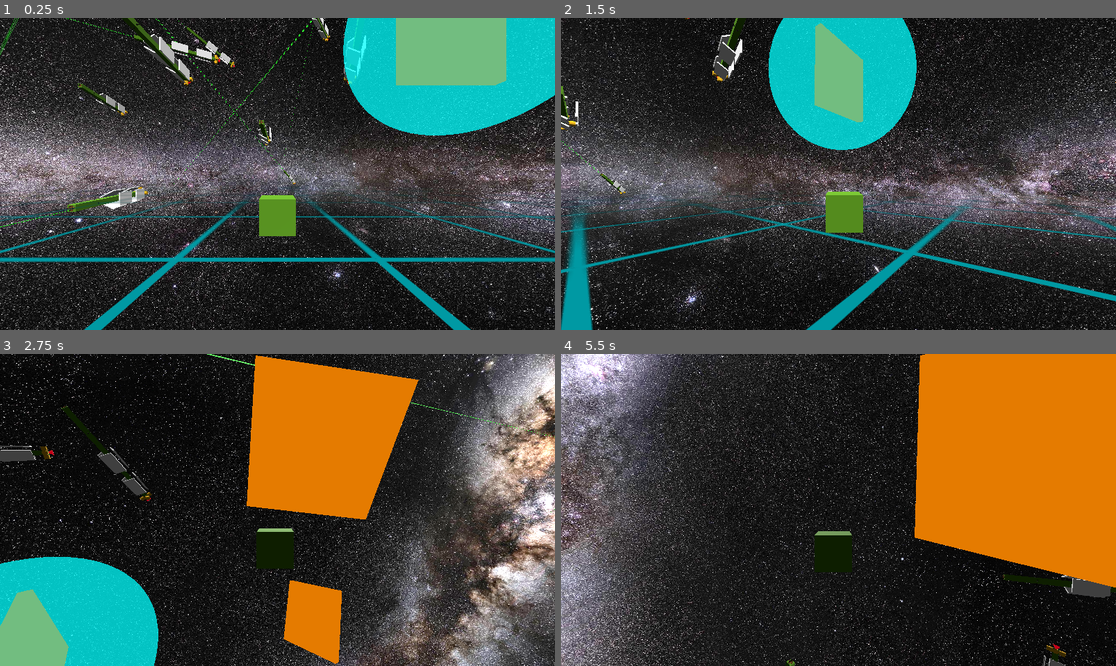
Above: before the commit, frames 1-4 (two rows, left to right).
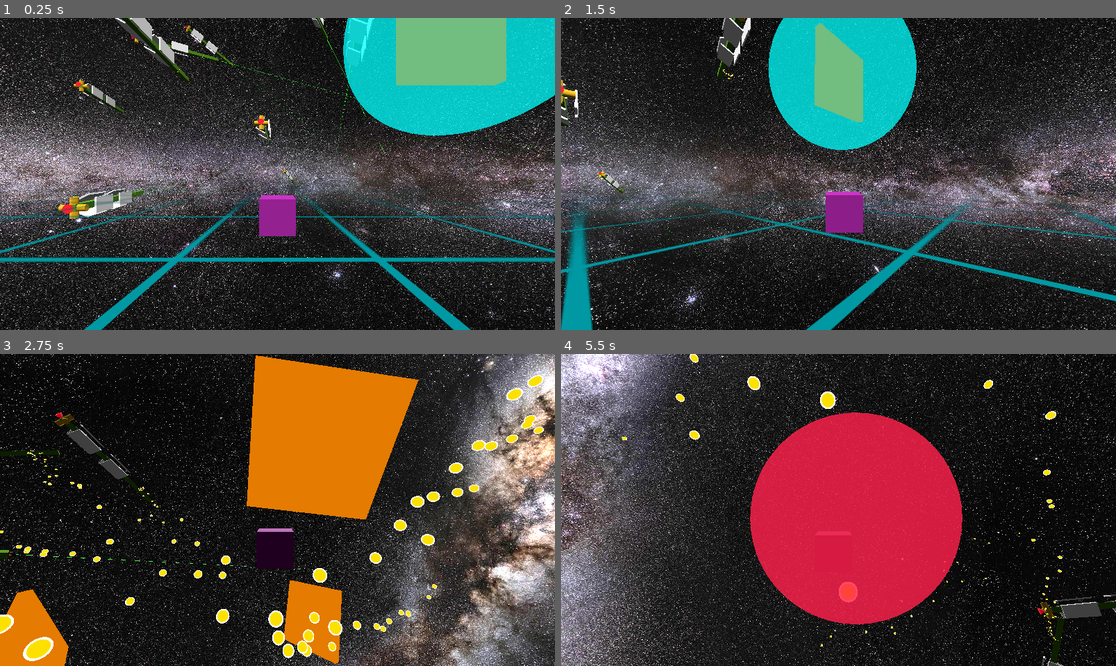
Above: after the commit, the same moments.

Repository: david-andrew/Aberration
Game: Godot game, scene res://world.tscn
Same seed, same stepped clock (60 frames per second), same inputs: the game is played once before the commit and once after it.
Inputs:
- Up to frame 1 (0.25 s): no input
- Up to frame 2 (1.5 s): hold Right (right) 0.53-1.28 s; hold A (a) 0.53-1.28 s; tap Caps Lock (caps-lock) at 0.8, 1.35 s; hold Down (down) from 1.28 s (still down)
- Up to frame 3 (2.75 s): tap D (d) at 1.55 s; release Down (down) at 2.03 s; hold Right (right) from 2.03 s (still down); hold D (d) from 2.03 s (still down); tap E (e) at 2.3 s
- Up to frame 4 (5.5 s): release Right (right) at 2.78 s; release D (d) at 2.78 s; hold Up (up) 2.78-3.53 s; tap E (e) at 2.85 s; tap S (s) at 3.05 s; hold S (s) 3.53-4.28 s; hold Left (left) 3.53-5.03 s; tap W (w) at 3.8, 4.35 s; tap A (a) at 4.55 s; hold Down (down) from 5.03 s (still down); hold A (a) from 5.03 s (still down); tap Caps Lock (caps-lock) at 5.3 s

The runs differ from the first frame. In frame 1, 2.8% of the frame differs, in the area x 0-99%, y 0-94%; in frame 2, 1.8%; in frame 3, 13%; in frame 4, 43%, in the area x 10-100%, y 0-100%.

Commit message:
flipped ships around so that forward is correct direction. gave ships default forward thrust

Diff:
--- a/scenes/ThrustModule.gd
+++ b/scenes/ThrustModule.gd
@@ -2,7 +2,7 @@
 class_name ThrustModule
 
 
-@export var TRANSLATION_STRENGTH:float = 100
+@export var TRANSLATION_STRENGTH:float = 500
 @export var ROTATION_STRENGTH:float = 2
 @export var THRUST_MULTIPLIER:float = 5
 
@@ -21,4 +21,9 @@
 	if get_parent() != original_parent:
 		return
 	var local_direction = to_local(target).normalized()
-	original_parent.apply_central_force(Vector3(local_direction.x, local_direction.y, local_direction.z*THRUST_MULTIPLIER) * TRANSLATION_STRENGTH * strength)
+	original_parent.apply_central_force(local_direction * TRANSLATION_STRENGTH * strength)
+
+func thrust_forward(strength:float=1.0):
+	if get_parent() != original_parent:
+		return
+	original_parent.apply_central_force(strength * THRUST_MULTIPLIER * Vector3.FORWARD)
--- a/scenes/large_ship.tscn
+++ b/scenes/large_ship.tscn
@@ -24,6 +24,7 @@
 mass = 100.0
 max_contacts_reported = 10
 contact_monitor = true
+angular_damp = 1.0
 script = ExtResource("1_7uk6x")
 
 [node name="CollisionShape3D" type="CollisionShape3D" parent="."]
@@ -36,79 +37,80 @@
 MAX_HEALTH = 2000
 
 [node name="ArmorModule" parent="." instance=ExtResource("3_xr7yb")]
+transform = Transform3D(1, 0, 0, 0, 1, 0, 0, 0, 1, 6.1257, 0, 30)
 max_contacts_reported = 10
 contact_monitor = true
 
 [node name="ArmorModule2" parent="." instance=ExtResource("3_xr7yb")]
+transform = Transform3D(0.5, -0.866025, 0, 0.866025, 0.5, 0, 0, 0, 1, -1.57418, -4.6682, 30)
+max_contacts_reported = 10
+contact_monitor = true
+
+[node name="ArmorModule3" parent="." instance=ExtResource("3_xr7yb")]
+transform = Transform3D(-0.5, -0.866025, 0, 0.866025, -0.5, 0, 0, 0, 1, -2.07912, 4.28951, 30)
+max_contacts_reported = 10
+contact_monitor = true
+
+[node name="ArmorModule4" parent="." instance=ExtResource("3_xr7yb")]
+max_contacts_reported = 10
+contact_monitor = true
+
+[node name="ArmorModule5" parent="." instance=ExtResource("3_xr7yb")]
 transform = Transform3D(0.5, -0.866025, 0, 0.866025, 0.5, 0, 0, 0, 1, -1.57418, -4.6682, 0)
 max_contacts_reported = 10
 contact_monitor = true
 
-[node name="ArmorModule3" parent="." instance=ExtResource("3_xr7yb")]
+[node name="ArmorModule6" parent="." instance=ExtResource("3_xr7yb")]
 transform = Transform3D(-0.5, -0.866025, 0, 0.866025, -0.5, 0, 0, 0, 1, -2.07912, 4.28951, 0)
 max_contacts_reported = 10
 contact_monitor = true
 
-[node name="ArmorModule4" parent="." instance=ExtResource("3_xr7yb")]
-transform = Transform3D(1, 0, 0, 0, 1, 0, 0, 0, 1, 6.1257, 0, -30)
-max_contacts_reported = 10
-contact_monitor = true
-
-[node name="ArmorModule5" parent="." instance=ExtResource("3_xr7yb")]
-transform = Transform3D(0.5, -0.866025, 0, 0.866025, 0.5, 0, 0, 0, 1, -1.57418, -4.6682, -30)
-max_contacts_reported = 10
-contact_monitor = true
-
-[node name="ArmorModule6" parent="." instance=ExtResource("3_xr7yb")]
-transform = Transform3D(-0.5, -0.866025, 0, 0.866025, -0.5, 0, 0, 0, 1, -2.07912, 4.28951, -30)
-max_contacts_reported = 10
-contact_monitor = true
-
 [node name="PowerModule" parent="." instance=ExtResource("4_fs17n")]
-transform = Transform3D(1, 0, 0, 0, 1, 0, 0, 0, 1, 0, 4, -48)
+transform = Transform3D(1, 0, 0, 0, 1, 0, 0, 0, 1, 0, 4, 48)
 max_contacts_reported = 10
 contact_monitor = true
 
 [node name="PowerModule2" parent="." instance=ExtResource("4_fs17n")]
-transform = Transform3D(-4.37114e-08, 1, 0, -1, -4.37114e-08, 0, 0, 0, 1, 4, -0.19928, -48.0294)
+transform = Transform3D(-4.37114e-08, 1, 0, -1, -4.37114e-08, 0, 0, 0, 1, 4, -0.19928, 47.9706)
 max_contacts_reported = 10
 contact_monitor = true
 
 [node name="PowerModule3" parent="." instance=ExtResource("4_fs17n")]
-transform = Transform3D(-4.37114e-08, 1, 0, -1, -4.37114e-08, 0, 0, 0, 1, -4, -0.19928, -48.0294)
+transform = Transform3D(-4.37114e-08, 1, 0, -1, -4.37114e-08, 0, 0, 0, 1, -4, -0.19928, 47.9706)
 max_contacts_reported = 10
 contact_monitor = true
 
 [node name="PowerModule4" parent="." instance=ExtResource("4_fs17n")]
-transform = Transform3D(1, 0, 0, 0, 1, 0, 0, 0, 1, 0, -3.91941, -48.0294)
+transform = Transform3D(1, 0, 0, 0, 1, 0, 0, 0, 1, 0, -3.91941, 47.9706)
 max_contacts_reported = 10
 contact_monitor = true
 
 [node name="LaserModule" parent="." instance=ExtResource("5_4k6wk")]
-transform = Transform3D(1, 0, 0, 0, 1, 0, 0, 0, 1, 0, 0, 50)
+transform = Transform3D(-1, 0, -8.74228e-08, 0, 1, 0, 8.74228e-08, 0, -1, 0, 0, -51)
 
 [node name="LaserModule2" parent="." instance=ExtResource("5_4k6wk")]
-transform = Transform3D(1, 0, 0, 0, 1, 0, 0, 0, 1, -1, 0, 50)
+transform = Transform3D(-1, 0, -8.74228e-08, 0, 1, 0, 8.74228e-08, 0, -1, -1, 0, -51)
 
 [node name="LaserModule3" parent="." instance=ExtResource("5_4k6wk")]
-transform = Transform3D(1, 0, 0, 0, 1, 0, 0, 0, 1, 1, 0, 50)
+transform = Transform3D(-1, 0, -8.74228e-08, 0, 1, 0, 8.74228e-08, 0, -1, 1, 0, -51)
 
 [node name="LaserModule4" parent="." instance=ExtResource("5_4k6wk")]
-transform = Transform3D(1, 0, 0, 0, 1, 0, 0, 0, 1, 0, 1, 50)
+transform = Transform3D(-1, 0, -8.74228e-08, 0, 1, 0, 8.74228e-08, 0, -1, 0, 1, -51)
 
 [node name="LaserModule5" parent="." instance=ExtResource("5_4k6wk")]
-transform = Transform3D(1, 0, 0, 0, 1, 0, 0, 0, 1, 0, -1, 50)
+transform = Transform3D(-1, 0, -8.74228e-08, 0, 1, 0, 8.74228e-08, 0, -1, 0, -1, -51)
 
 [node name="CannonModule" parent="." instance=ExtResource("6_yv72x")]
-transform = Transform3D(-4.37114e-08, 0, -1, 0, 1, 0, 1, 0, -4.37114e-08, 2, 0, 29.0368)
+transform = Transform3D(-4.37114e-08, 0, -1, 0, 1, 0, 1, 0, -4.37114e-08, 2, 0, -29)
 
 [node name="CannonModule2" parent="." instance=ExtResource("6_yv72x")]
-transform = Transform3D(1, 0, 0, 0, -4.37114e-08, -1, 0, 1, -4.37114e-08, 0, 2, 29)
+transform = Transform3D(1, 0, 0, 0, -4.37114e-08, -1, 0, 1, -4.37114e-08, 0, 2, -29)
 
 [node name="CannonModule3" parent="." instance=ExtResource("6_yv72x")]
-transform = Transform3D(2.98023e-08, 4.37114e-08, 1, 1, -8.88178e-16, -2.98023e-08, 0, 1, -4.37114e-08, -2, 0, 29)
+transform = Transform3D(2.98023e-08, 4.37114e-08, 1, 1, -8.88178e-16, -2.98023e-08, 0, 1, -4.37114e-08, -2, 0, -29)
 
 [node name="CannonModule4" parent="." instance=ExtResource("6_yv72x")]
-transform = Transform3D(-1, -1.02251e-15, -1.39091e-08, -1.39091e-08, 4.37114e-08, 1, 0, 1, -4.37114e-08, 0, -2, 29)
+transform = Transform3D(-1, -1.02251e-15, -1.39091e-08, -1.39091e-08, 4.37114e-08, 1, 0, 1, -4.37114e-08, 0, -2, -29)
 
 [node name="ThrustModule" parent="." instance=ExtResource("7_fj2r1")]
+transform = Transform3D(-1, 0, -8.74228e-08, 0, 1, 0, 8.74228e-08, 0, -1, 0, 0, 51)
--- a/scripts/BulletExplosion.gd
+++ b/scripts/BulletExplosion.gd
@@ -3,7 +3,7 @@
 const MAX_SCALE = 5
 const SCALE_STEP = 0.5
 
-func _physics_process(delta):
+func _physics_process(_delta):
 	if scale.x < MAX_SCALE:
 		scale += Vector3.ONE * SCALE_STEP
 	else:
--- a/scripts/GameMaster.gd
+++ b/scripts/GameMaster.gd
@@ -18,7 +18,7 @@
 	current_scene = scene
 
 
-func _physics_process(delta):
+func _physics_process(_delta):
 	if total_bullets > MAX_BULLETS:
 		cull_bullets()
 
--- a/scripts/Ship.gd
+++ b/scripts/Ship.gd
@@ -26,7 +26,7 @@
 
 
 # Called every frame. 'delta' is the elapsed time since the previous frame.
-func _process(delta):
+func _process(_delta):
 	pass
 
 
@@ -62,7 +62,7 @@
 			laser.visible = false
 
 	if Input.is_action_just_pressed("caps-lock"):
-		selected_weapon = (selected_weapon + 1) % WeaponType.size()
+		selected_weapon = (selected_weapon + 1) as WeaponType % WeaponType.size()
 		if selected_weapon != WeaponType.LASER:
 			laser.visible = false
 
--- a/scripts/ShipCore.gd
+++ b/scripts/ShipCore.gd
@@ -29,8 +29,10 @@
 func _physics_process(delta):
 	if not is_instance_valid(player):
 		return
-	thrusters.translate_towards(player.global_position)
+	#thrusters.translate_towards(player.global_position)
 	#thrusters.point_towards(player.global_position)
+	#thrusters.thrust_forward(1.0)
+	apply_central_force(basis * Vector3.FORWARD * 1000)
 	pass
 
 
--- a/world.tscn
+++ b/world.tscn
@@ -144,7 +144,6 @@
 [node name="Laser" parent="Player" instance=ExtResource("4_c62u1")]
 
 [node name="TeamID" parent="Player" instance=ExtResource("6_pbg1v")]
-team = 0
 
 [node name="DirectionalLight3D" type="DirectionalLight3D" parent="."]
 transform = Transform3D(0.606566, -0.302769, -0.735125, 0.795013, 0.224463, 0.563534, -0.00561274, -0.926254, 0.376857, 0, 1.67446, 0)
